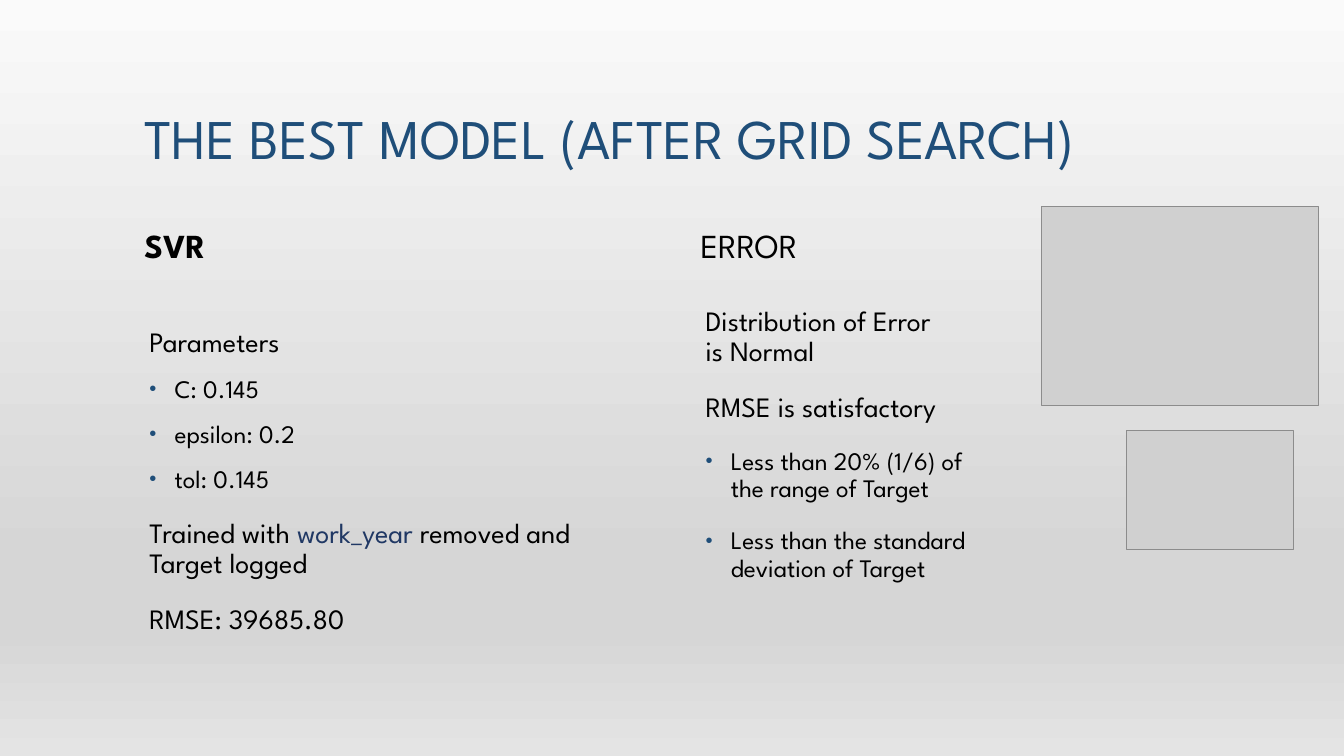
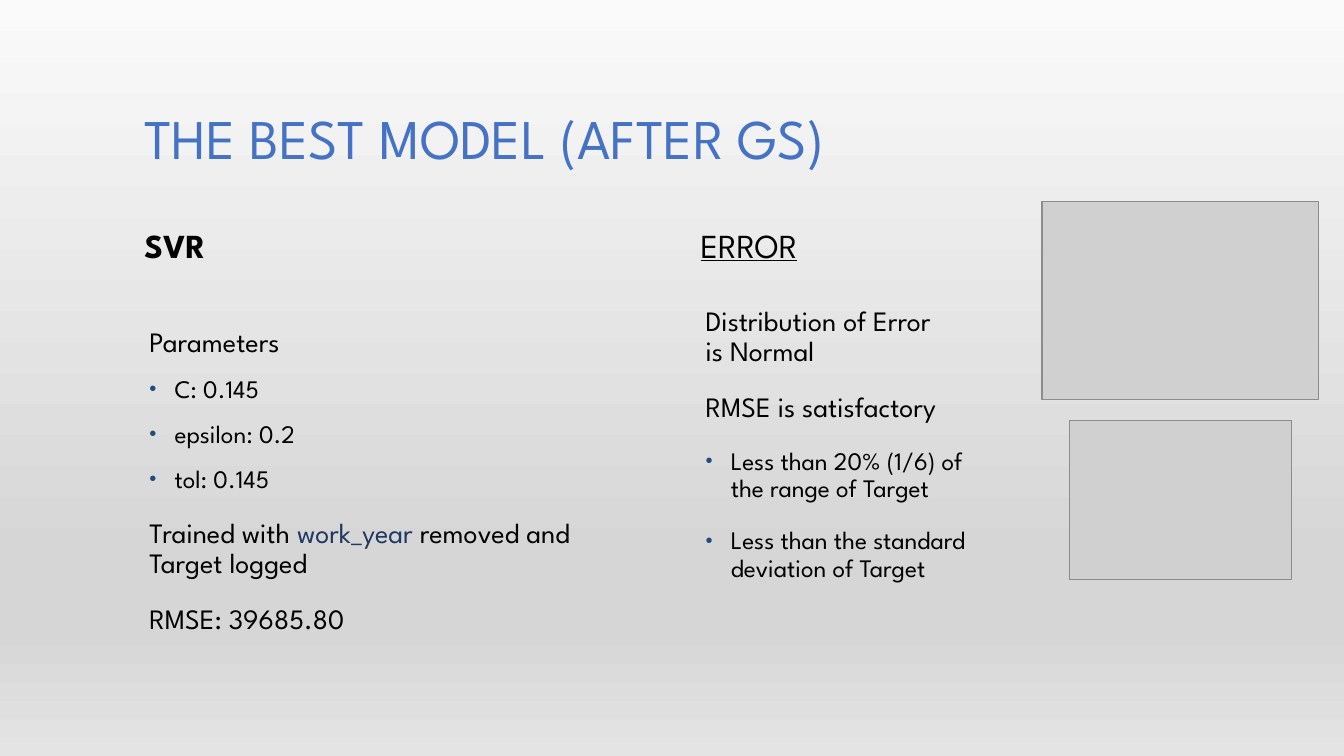
Before and after one commit to TMK04/mldp-project, a slide deck: slide 9 of documents/Slides.pptx. Drawn at 1344x756 pixels with LibreOffice and Linux fonts; fonts in the diff are those of the drawing; grey boxes stand for pictures. Boxes give left, top, right and bottom in pixels: in the first picture for what was removed or moved away, otherwise in the second. Text is boxed around its words. In the diff, an @@ line names an element or a change of style, - is before the commit and + after.

```diff
--- a/documents/Slides.pptx
+++ b/documents/Slides.pptx
@@ title at (144,120,824,170): text changed; text colour #1F4E79 to #4472C4 @@
-THE BEST MODEL (AFTER GRID SEARCH)
+THE BEST MODEL (AFTER GS)
@@ text "ERROR" at (701,235,798,261): underline on @@
@@ picture: place and size @@
-picture at (1042,207,1318,405)
+picture at (1042,202,1318,400)
@@ picture: place and size @@
-picture at (1126,431,1293,549)
+picture at (1069,420,1292,579)
```
Also in this commit, not shown: 7 other slides changed, 1 slide added, 1 slide removed, 4 other files.
